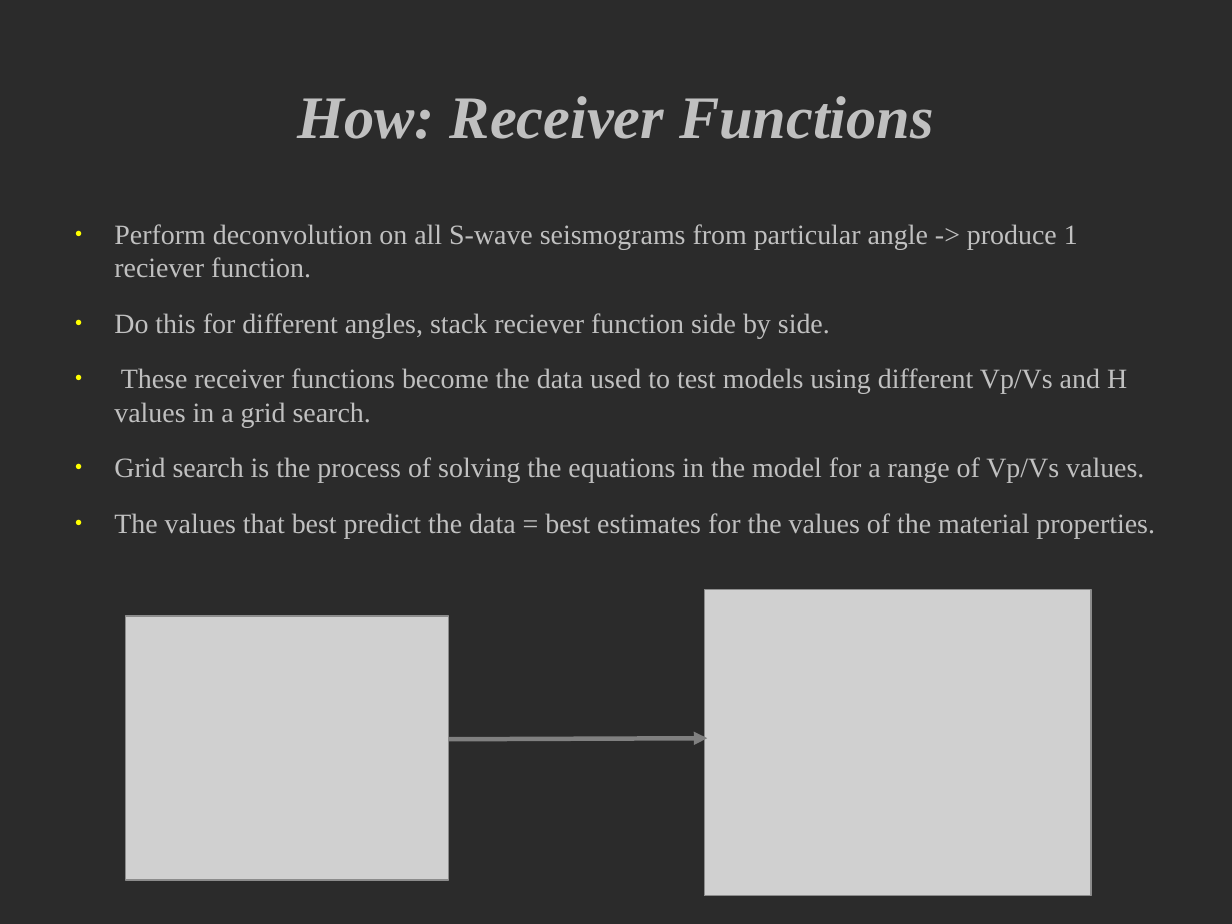
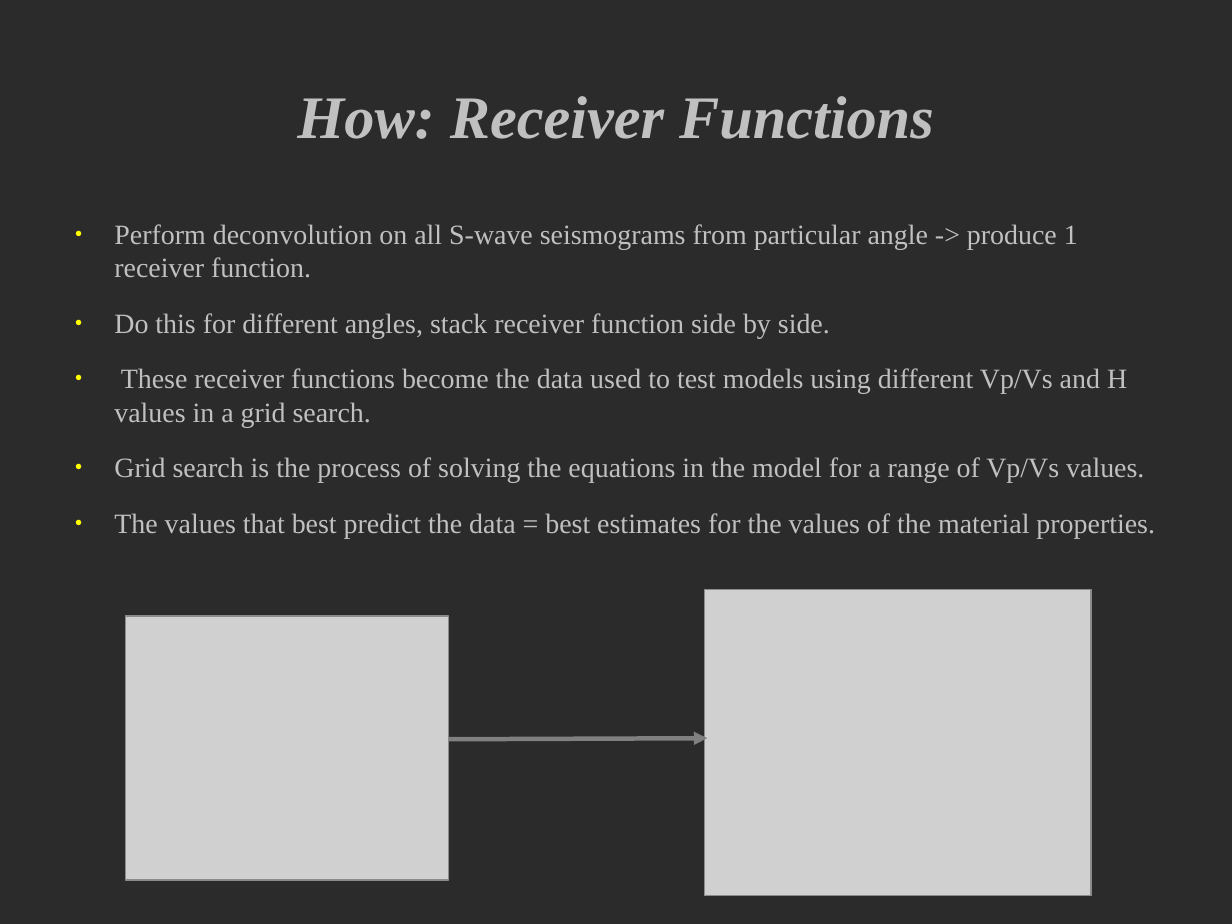
Before and after one commit to bpostlethwaite/Masters-Thesis, a slide deck: slide 8 of presentation/EdmontonTalk_NEW.odp. Drawn at 1232x924 pixels with LibreOffice and Linux fonts; fonts in the diff are those of the drawing; grey boxes stand for pictures; background and template pictures are left out; a plain dark background stands for a picture behind light text. Boxes give left, top, right and bottom in pixels: in the first picture for what was removed or moved away, otherwise in the second. Text is boxed around its words. In the diff, an @@ line names an element or a change of style, - is before the commit and + after.

```diff
--- a/presentation/EdmontonTalk_NEW.odp
+++ b/presentation/EdmontonTalk_NEW.odp
@@ text at [114, 224, 1078, 338]: text changed @@
-● Perform deconvolution on all S-wave seismograms from particular angle -> produce 1 reciever function.
-● Do this for different angles, stack reciever function side by side.
+● Perform deconvolution on all S-wave seismograms from particular angle -> produce 1 receiver function.
+● Do this for different angles, stack receiver function side by side.
```
Also in this commit, not shown: 1 other slide changed, 2 other files.
